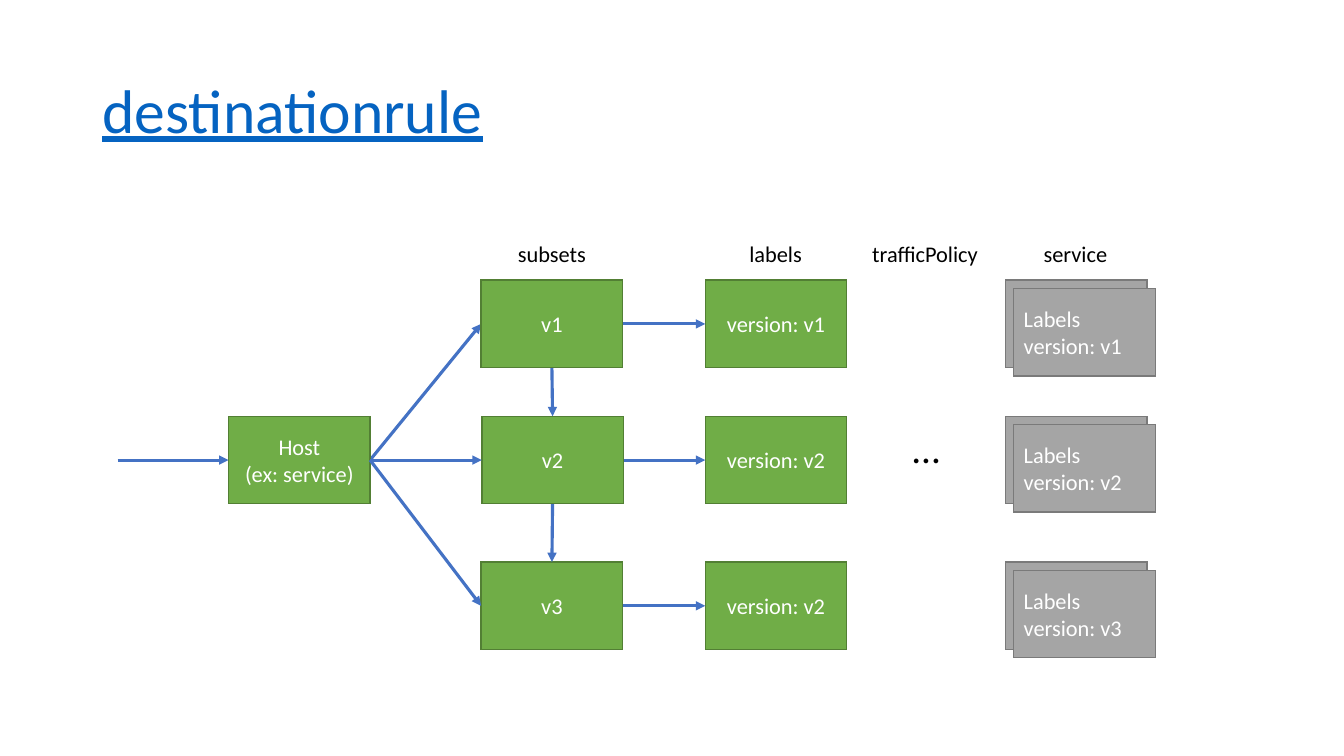
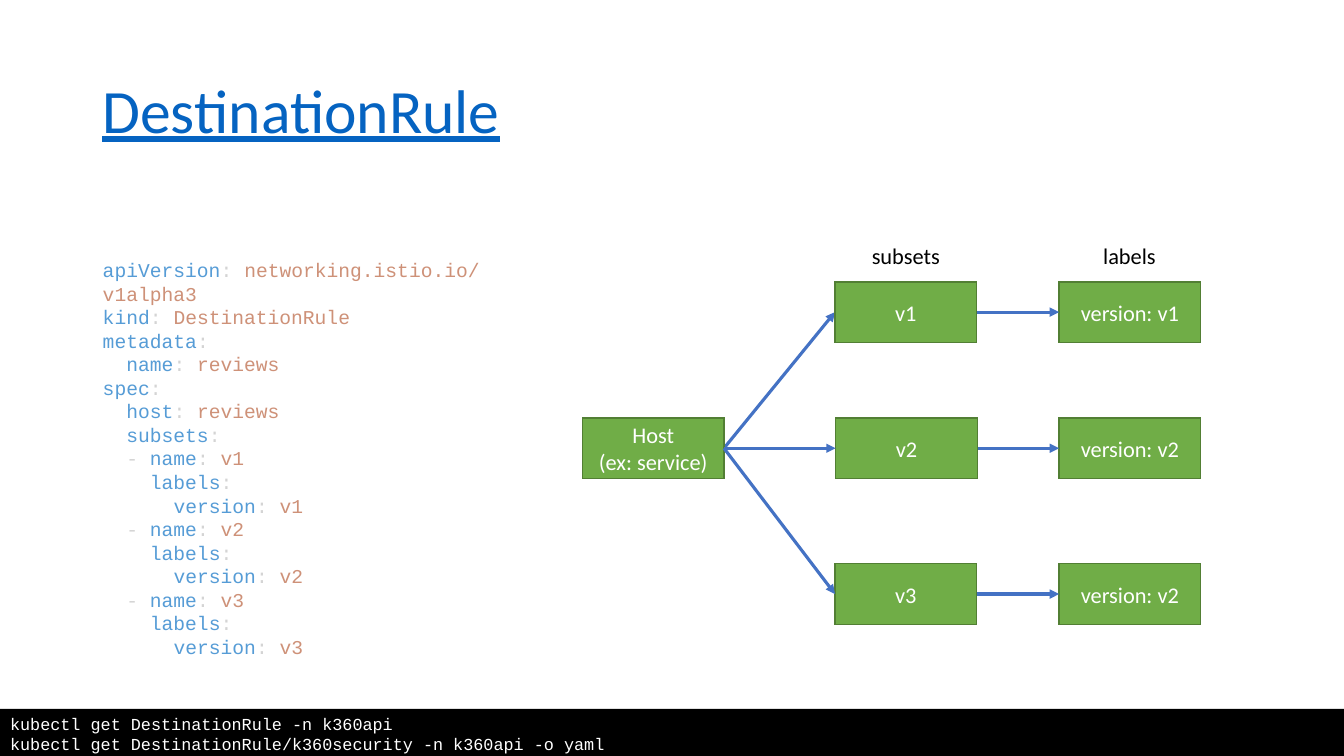
Before and after one commit to asantos2000/katacoda-scenarios, a slide deck: slide 6 of istio/deploy-istio-on-kubernetes/assets/istio.pptx (slide 4 before the commit). Drawn at 1344x756 pixels with LibreOffice and Linux fonts; fonts in the diff are those of the drawing. Boxes give left, top, right and bottom in pixels: in the first picture for what was removed or moved away, otherwise in the second. Text is boxed around its words. In the diff, an @@ line names an element or a change of style, - is before the commit and + after.

```diff
--- a/istio/deploy-istio-on-kubernetes/assets/istio.pptx
+++ b/istio/deploy-istio-on-kubernetes/assets/istio.pptx
@@ title at box(102, 90, 499, 142): text changed @@
-destinationrule
+DestinationRule
@@ text "subsets": place and size @@
-text "subsets" at box(518, 246, 586, 262)
+text "subsets" at box(872, 248, 940, 264)
@@ text "labels": place and size @@
-text "labels" at box(749, 246, 802, 262)
+text "labels" at box(1103, 248, 1156, 264)
@@ text added at box(103, 263, 479, 654), 14 pt, text #569CD6 @@
+apiVersion: networking.istio.io/v1alpha3
+kind: DestinationRule
+metadata:
+name: reviews
+spec:
+host: reviews
+subsets:
+- name: v1
+labels:
+version: v1
+- name: v2
+labels:
+version: v2
+- name: v3
+labels:
+version: v3
@@ text removed at box(872, 246, 978, 266) @@
-trafficPolicy
@@ text removed at box(1044, 246, 1108, 262) @@
-service
@@ rectangle "v1": place and size @@
-rectangle "v1" at box(481, 280, 622, 368)
+rectangle "v1" at box(835, 282, 976, 343)
@@ rectangle removed at box(1005, 280, 1146, 368) @@
-Labels
-version: v1
@@ rectangle removed at box(1014, 288, 1155, 376) @@
-Labels
-version: v1
@@ rectangle "version: v1": place and size @@
-rectangle "version: v1" at box(706, 280, 847, 368)
+rectangle "version: v1" at box(1060, 282, 1201, 343)
@@ arrow removed from (553, 368) to (553, 416) @@
@@ rectangle "Host": place and size @@
-rectangle "Host" at box(229, 416, 370, 504)
+rectangle "Host" at box(583, 418, 724, 479)
@@ rectangle "v2": place and size @@
-rectangle "v2" at box(482, 416, 623, 504)
+rectangle "v2" at box(836, 418, 977, 479)
@@ text removed at box(901, 419, 952, 477) @@
-...
@@ rectangle removed at box(1005, 416, 1146, 504) @@
-Labels
-version: v1
@@ rectangle "version: v2": place and size @@
-rectangle "version: v2" at box(706, 416, 847, 504)
+rectangle "version: v2" at box(1060, 418, 1201, 479)
@@ 6 arrows: place and size @@
-6 arrows at box(370, 324, 706, 606)
+6 arrows at box(724, 313, 1060, 594)
@@ rectangle removed at box(1014, 424, 1155, 512) @@
-Labels
-version: v2
@@ arrow removed from (118, 460) to (229, 460) @@
@@ arrow removed from (553, 504) to (553, 563) @@
@@ rectangle "v3": place and size @@
-rectangle "v3" at box(481, 563, 622, 650)
+rectangle "v3" at box(835, 564, 976, 624)
@@ rectangle removed at box(1005, 563, 1146, 650) @@
-Labels
-version: v1
@@ rectangle "version: v2": place and size @@
-rectangle "version: v2" at box(706, 563, 847, 650)
+rectangle "version: v2" at box(1060, 564, 1201, 624)
@@ rectangle removed at box(1014, 571, 1155, 658) @@
-Labels
-version: v3
@@ rectangle added at box(0, 709, 1344, 756), fill #000000, 12 pt, text #FFFFFF @@
+kubectl get DestinationRule -n k360api
+kubectl get DestinationRule/k360security -n k360api -o yaml
```
Also in this commit, not shown: 2 other slides changed, 4 slides added, 2 slides removed, 2 other files.
